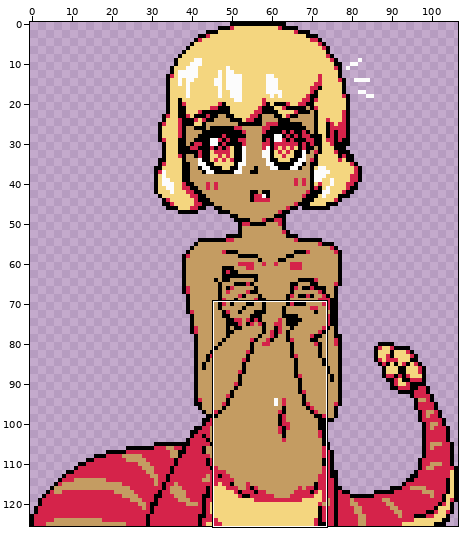
Sprite sheet -- play/img/port/merchant.png. The first picture is a wide view before the edit; the outline marks the close-up.
Close-up. Before the commit:
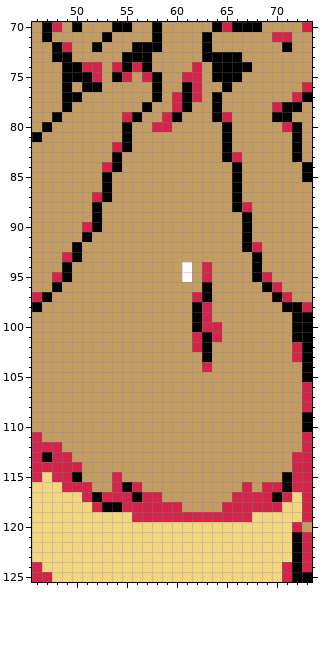
The file is 107x126 pixels. Shown: x 46..73, y 70..125.
And afterwards:
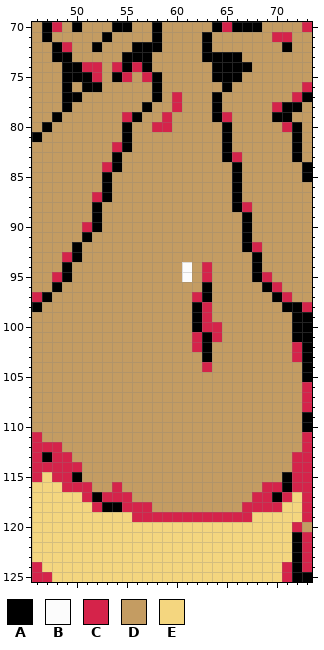
Palette (. is transparent): A #000000  B #fcfcfc  C #d5234a  D #c49c62  E #f4d67f
What changed:
@@ x 58..64 @@
  73 DDDDDAA
- 74 DDDDCDA
- 75 ADDCCDA
- 76 ADDACDD
- 77 ADCACDA
- 78 DDCADDA
- 79 DCADDDA
+ 74 DDDDDDA
+ 75 ADDDDDA
+ 76 ADDDDDD
+ 77 ADCDDDA
+ 78 DDCDDDA
+ 79 DCDDDDA
  80 CCDDDDD
@@ x 52..69 @@
 114 DDDDDDDDDDDDDDDDDD
-115 DDCDDDDDDDDDDDDDDD
-116 DDCACDDDDDDDDDDCDC
-117 ACCCACCDDDDDDDCCCC
-118 CAACCCCCCDDDDCCCCC
+115 DDDDDDDDDDDDDDDDDD
+116 DDCDDDDDDDDDDDDDDC
+117 ACCCDDDDDDDDDDDDCC
+118 CAACCCDDDDDDDDDCCC
 119 EEEECCCCCCCCCCCCEE
Boxes around the changes in both close-ups, in picture pixels (x1, y1, x2, y2):
changed: (172, 62, 202, 122)
changed: (112, 472, 182, 512)
changed: (222, 482, 252, 512)
